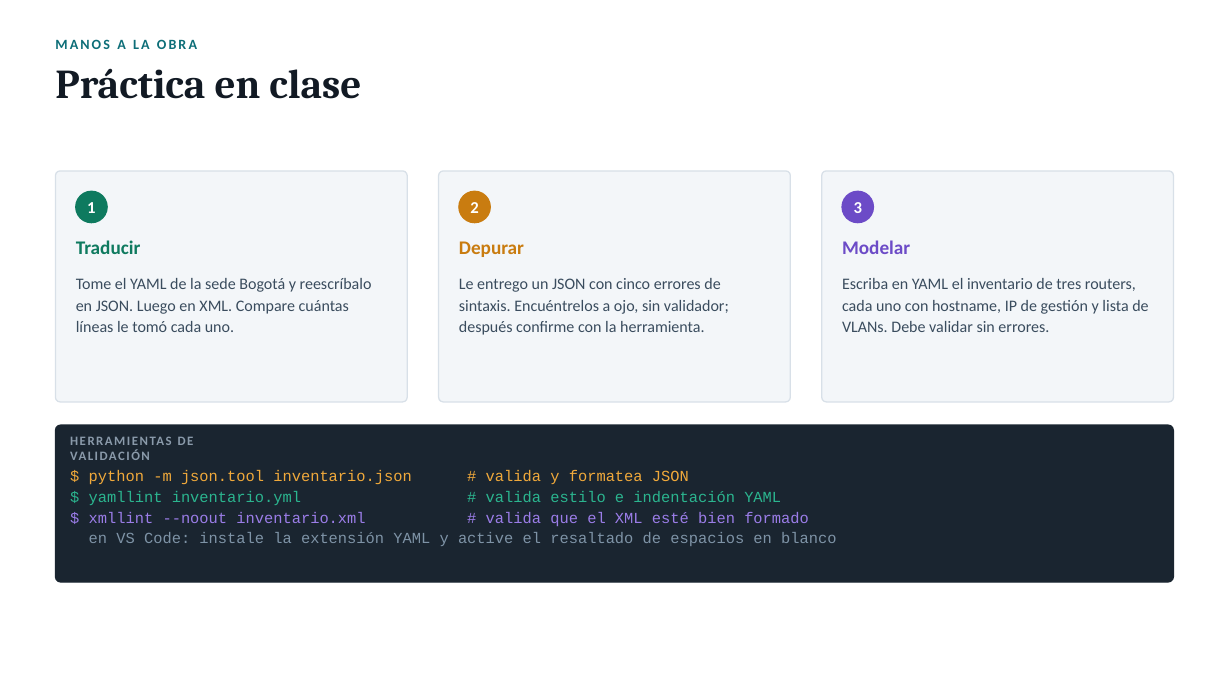
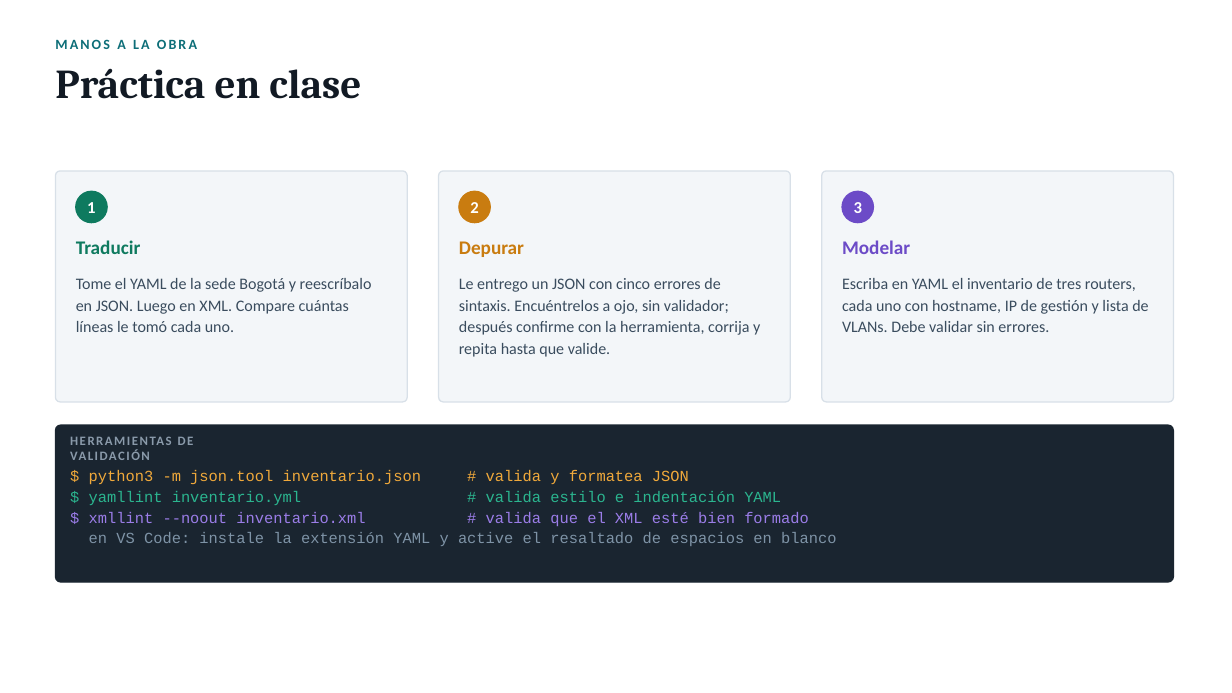
Before and after one commit to CTH-SOLUCIONES/netlab, a slide deck: slide 17 of docs/formatos-datos-automatizacion-redes.pptx. Drawn at 1232x693 pixels with LibreOffice and Linux fonts; fonts in the diff are those of the drawing. Boxes give left, top, right and bottom in pixels: in the first picture for what was removed or moved away, otherwise in the second. Text is boxed around its words. In the diff, an @@ line names an element or a change of style, - is before the commit and + after.

```diff
--- a/docs/formatos-datos-automatizacion-redes.pptx
+++ b/docs/formatos-datos-automatizacion-redes.pptx
@@ text at (x1=459, y1=278, x2=760, y2=357): text changed @@
-Le entrego un JSON con cinco errores de sintaxis. Encuéntrelos a ojo, sin validador; después confirme con la herramienta.
+Le entrego un JSON con cinco errores de sintaxis. Encuéntrelos a ojo, sin validador; después confirme con la herramienta, corrija y repita hasta que valide.
@@ text at (x1=89, y1=470, x2=689, y2=484): text changed @@
-$ python -m json.tool inventario.json # valida y formatea JSON
+$ python3 -m json.tool inventario.json # valida y formatea JSON
```
Also in this commit, not shown: 8 other slides changed, 2 other files.
